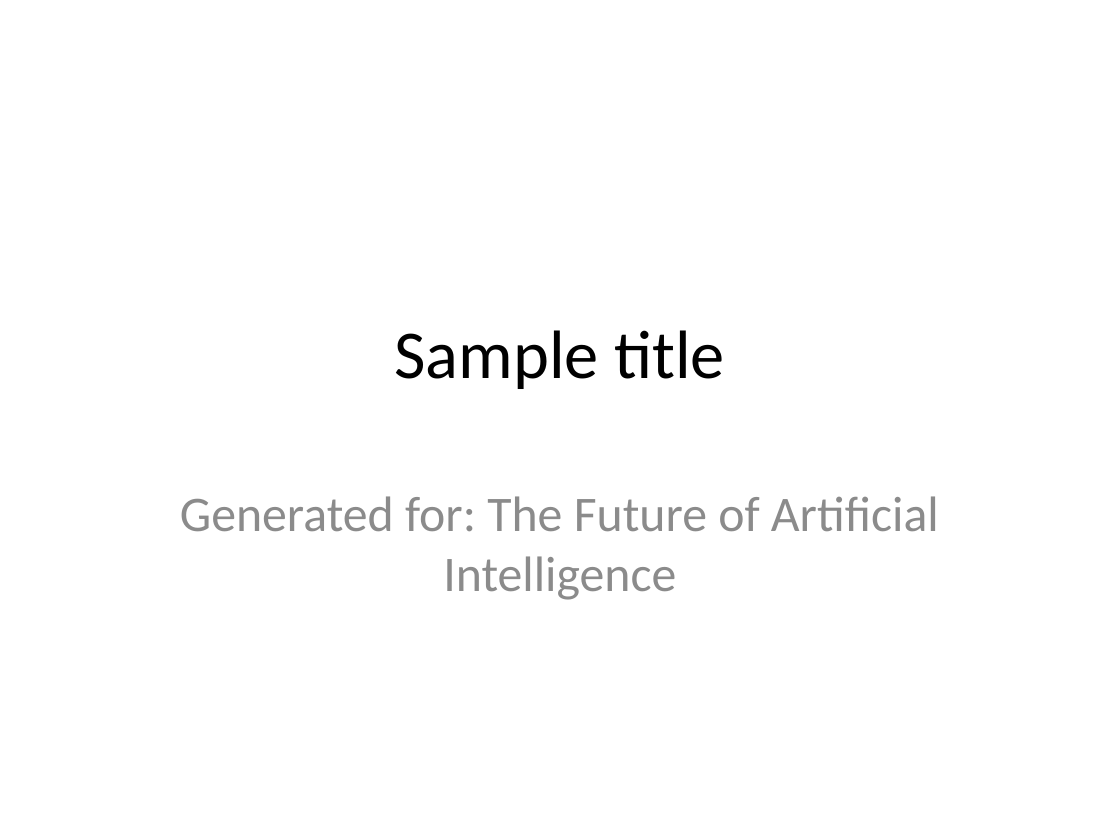
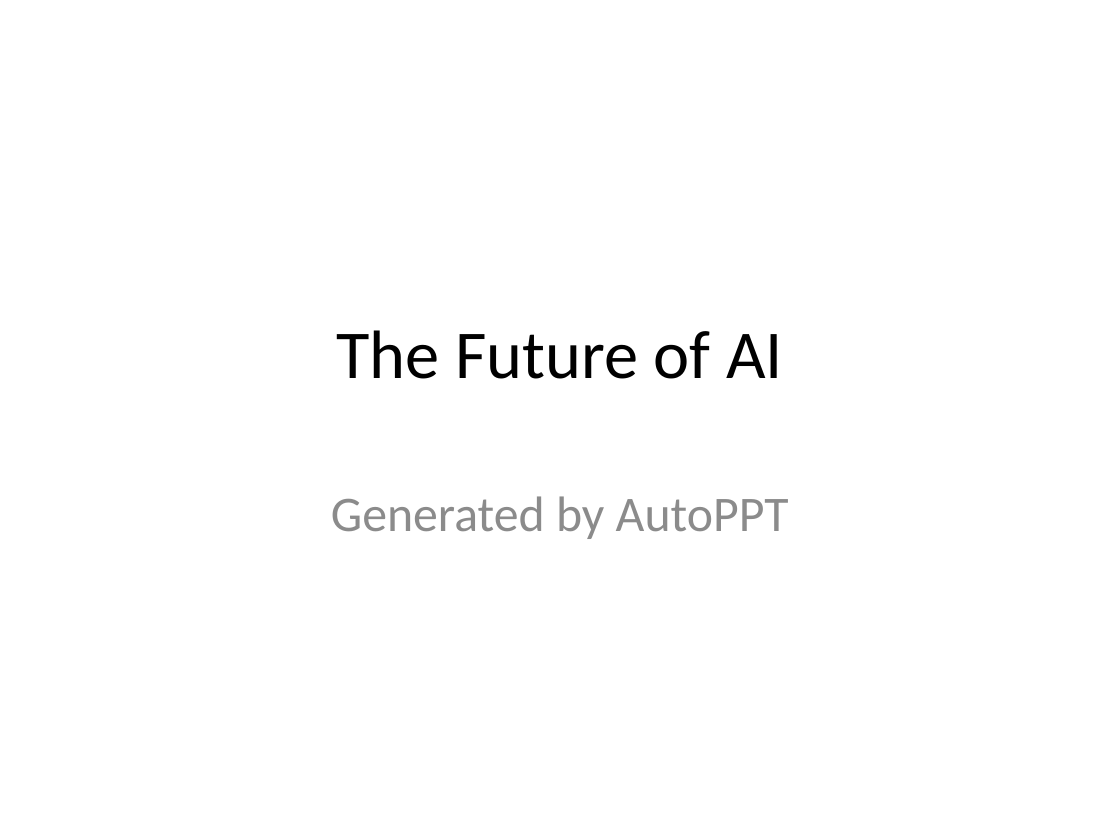
Before and after one commit to yeasy/AutoPPT, a slide deck: slide 1 of samples/en_tech.pptx. Drawn at 1120x840 pixels with LibreOffice and Linux fonts; fonts in the diff are those of the drawing. Boxes give left, top, right and bottom in pixels: in the first picture for what was removed or moved away, otherwise in the second. Text is boxed around its words. In the diff, an @@ line names an element or a change of style, - is before the commit and + after.

```diff
--- a/samples/en_tech.pptx
+++ b/samples/en_tech.pptx
@@ title at [336,330,783,379]: text changed @@
-Sample title
+The Future of AI
@@ subtitle at [331,496,789,539]: text changed @@
-Generated for: The Future of Artificial Intelligence
+Generated by AutoPPT
```
Also in this commit, not shown: 3 slides added, 4 slides removed, 7 other files.
